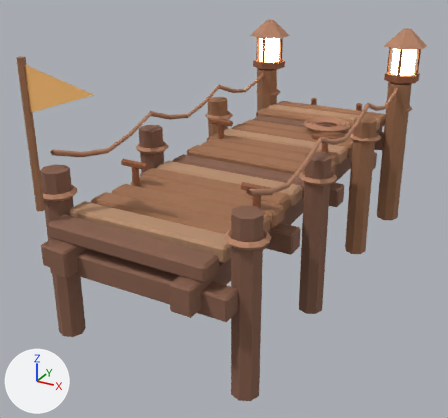
The glTF model web/public/models/harbor_pier.glb, before and after one commit.
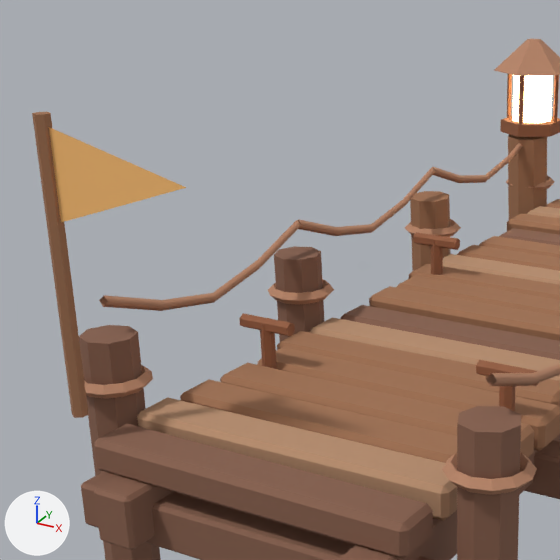
Old and new are each drawn whole from a camera (50 mm lens) standing at (1.99, -2.19, 2.25) and looking at (-0.18, 1.77, 0.27) and again close up on the part from 0% to 63% of the width and 0% to 68% of the height. The lights are fixed; the arrows at lower left show +X, +Y and +Z. The older version's two pictures come first. Where no turn or scale is listed for an object, it has been applied to the vertices. Vertices at exactly the same position are counted once.

In view in the first close-up: 'HarborPier_DeepRust', 'HarborPier_LanternGlow', 'HarborPier_ReturnOrange', 'HarborPier_Rust', 'HarborPier_Wood', 'HarborPier_WoodSunworn', 'HarborPier_WoodWet'.
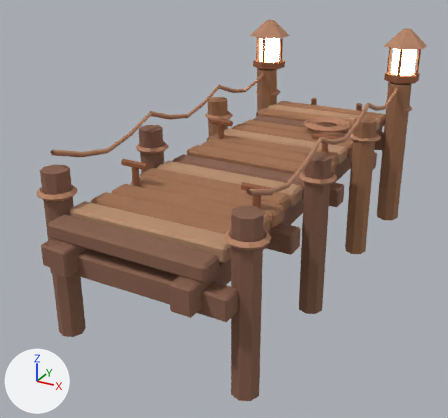
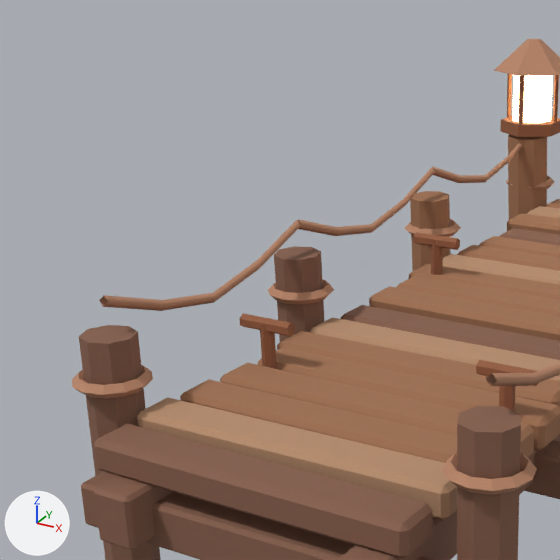
The change, as a diff of the scene's bpy script:
```diff
--- a/web/public/models/harbor_pier.glb.py
+++ b/web/public/models/harbor_pier.glb.py
@@ me_harborpier_wood_mesh @@
 # used by ob_harborpier_wood; location = (0.0, 0.729, 0.638)
-me_harborpier_wood_mesh.from_pydata(...)  # 340 vertices, 616 faces; spans x -0.78..0.78, y -0.48..3.03, z -0.99..1.01
+me_harborpier_wood_mesh.from_pydata(...)  # 328 vertices, 596 faces; spans x -0.78..0.78, y -0.08..3.03, z -0.99..0.4
+# me_harborpier_wood_mesh part 1: the loose piece of 12 vertices spanning x -0.63..-0.59, y -0.48..-0.43, z 0.11..1.01 is deleted
 me_harborpier_wood_mesh.materials.append(mat_lf_pierwood)
@@ ob_harborpier_returnorange @@
-ob_harborpier_returnorange = bpy.data.objects.new('HarborPier_ReturnOrange', me_harborpier_returnorange_mesh)
-ob_harborpier_returnorange.location = (0.0, 0.0, 0.0)
```

What differs and where, as boxes [x1, y1, x2, y2] in the close-ups (560 x 560 px):
'HarborPier_Wood', reshaped
    before: [32, 112, 560, 463]
    after: [180, 134, 560, 463]
'HarborPier_ReturnOrange', deleted (orange)
    before: [49, 127, 186, 222]
part 1 of me_harborpier_wood_mesh, deleted (brown)
    before: [32, 112, 89, 418]
